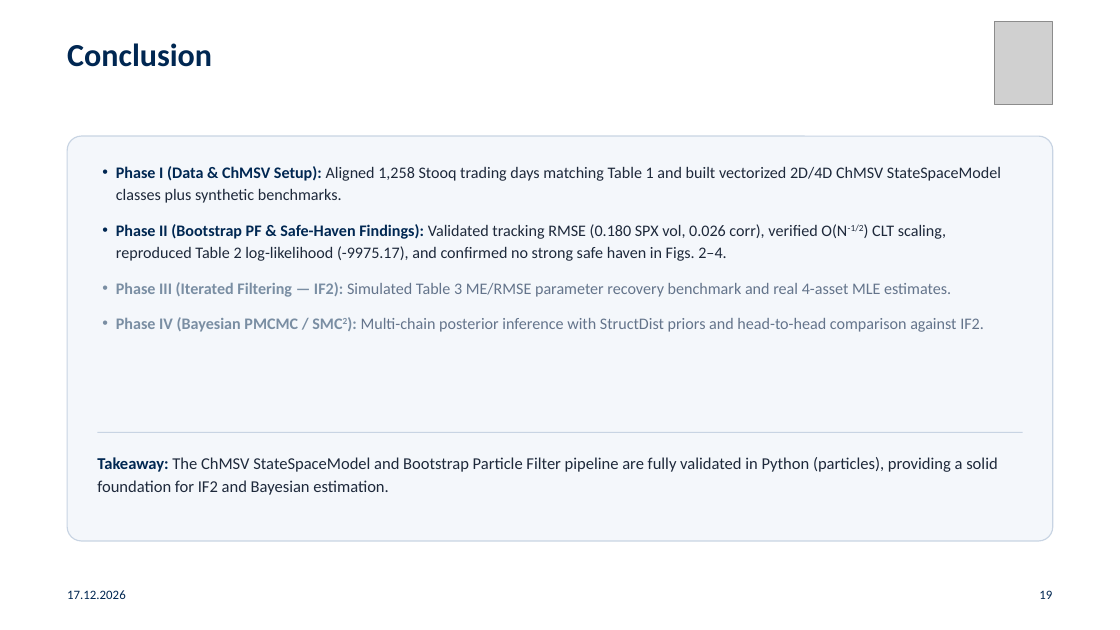
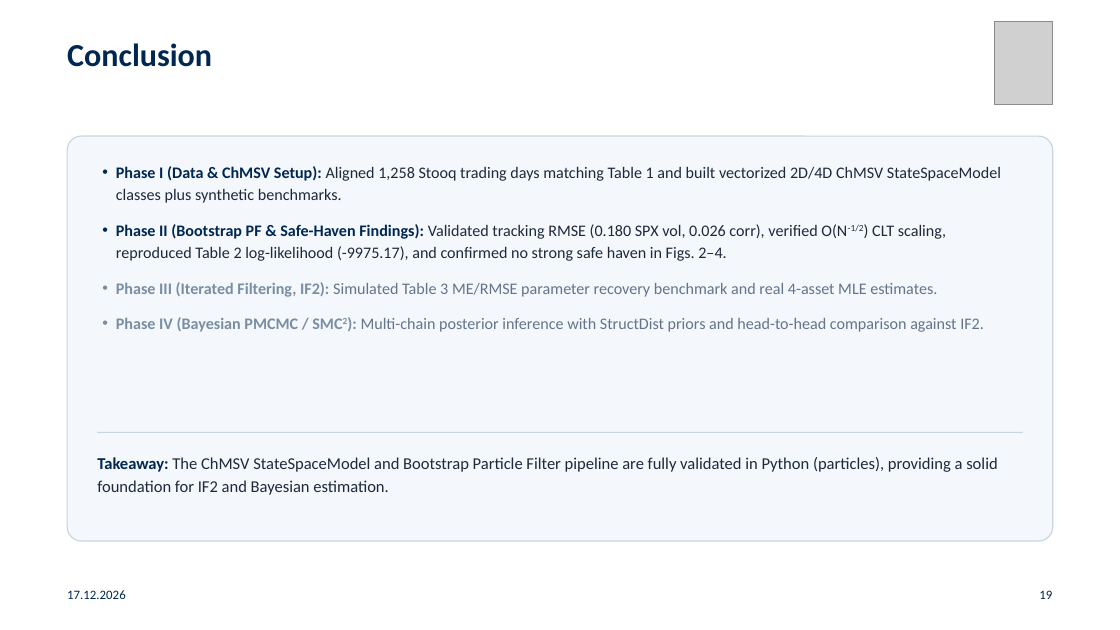
Before and after one commit to gabegagster/smc-stochastic-volatility, a slide deck: slide 19 of presentation/smc_chmsv_ensae_presentation.pptx. Drawn at 1120x630 pixels with LibreOffice and Linux fonts; fonts in the diff are those of the drawing; grey boxes stand for pictures. Boxes give left, top, right and bottom in pixels: in the first picture for what was removed or moved away, otherwise in the second. Text is boxed around its words. In the diff, an @@ line names an element or a change of style, - is before the commit and + after.

```diff
--- a/presentation/smc_chmsv_ensae_presentation.pptx
+++ b/presentation/smc_chmsv_ensae_presentation.pptx
@@ text at box(116, 282, 937, 297): text changed @@
-• Phase III (Iterated Filtering — IF2): Simulated Table 3 ME/RMSE parameter recovery benchmark and real 4-asset MLE estimates.
+• Phase III (Iterated Filtering, IF2): Simulated Table 3 ME/RMSE parameter recovery benchmark and real 4-asset MLE estimates.
```
Also in this commit, not shown: 12 other slides changed, 11 other files.
